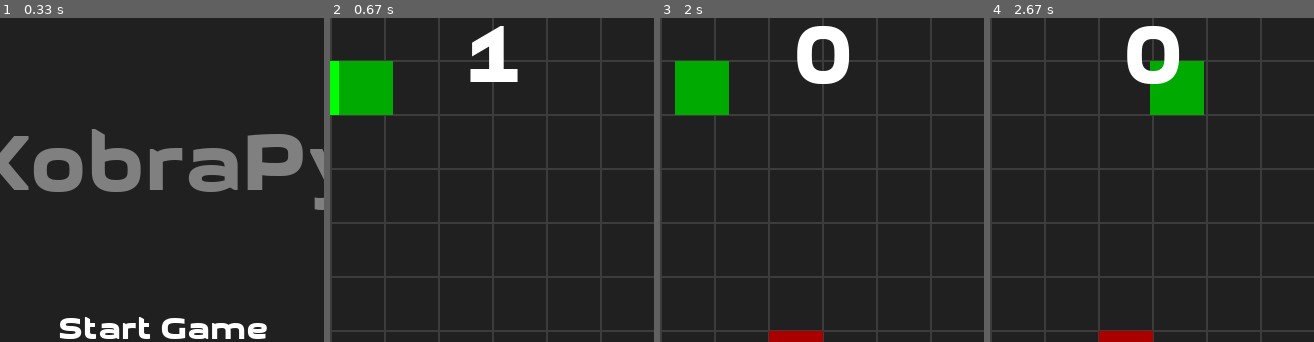
Above: before the commit, frames 1-4 (left to right).
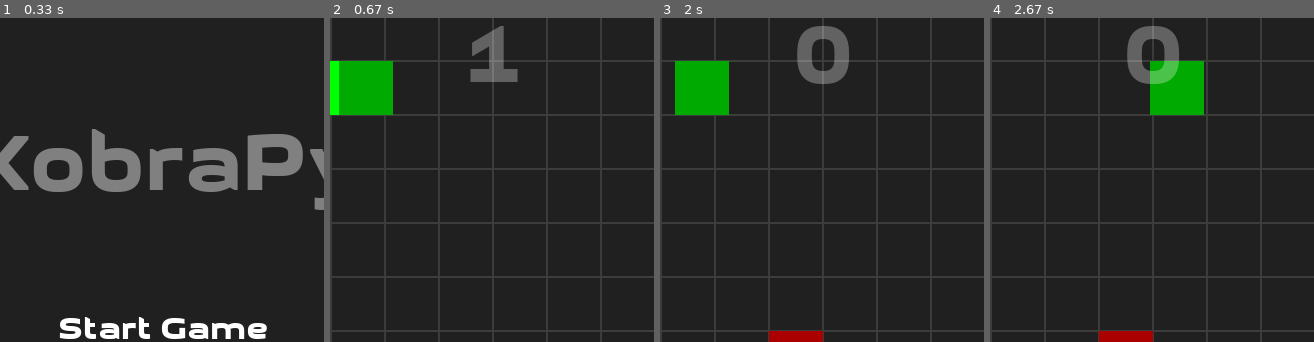
Above: after the commit, the same moments.

Repository: fossguild/naja
Game: pygame game, started from kobra.py
Two runs of this game, one before a commit and one after it. Both use one fixed random seed, a clock stepped at 60 frames per second and the inputs below.
Inputs:
- Up to frame 1 (0.33 s): no input
- Up to frame 2 (0.67 s): click "Start Game" at 0.38 s
- Up to frame 3 (2 s): hold Up 0.67-1.13 s; tap Enter at 1.67 s
- Up to frame 4 (2.67 s): tap A at 2 s
The pictures show only the part of the screen within x 25-75%, y 2-52%; the shares and areas given below are measured in that part.

Frame 1 is identical in both runs. In frame 2, 1.4% of the frame differs, in the area x 43-59%, y 2-20%; in frame 3, 1.9%; in frame 4, 1.9%, in the area x 42-59%, y 2-21%.

Commit message:
Add opacity to score display (#87)
* code : add opacity to score display

* minor: format code with black

Diff:
--- a/kobra.py
+++ b/kobra.py
@@ -739,6 +739,7 @@
 
         # Show score (snake length = head + tail)
         score = BIG_FONT.render(f"{len(state.snake.tail)}", True, SCORE_COLOR)
+        score.set_alpha(75)  # opacity
         score_rect = score.get_rect(center=(WIDTH / 2, HEIGHT / 12))
         state.arena.blit(score, score_rect)
 
